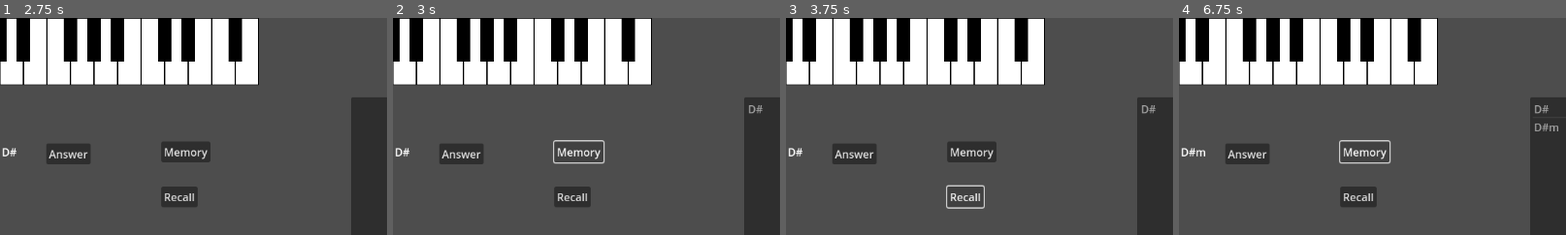
Above: before the commit, frames 1-4 (left to right).
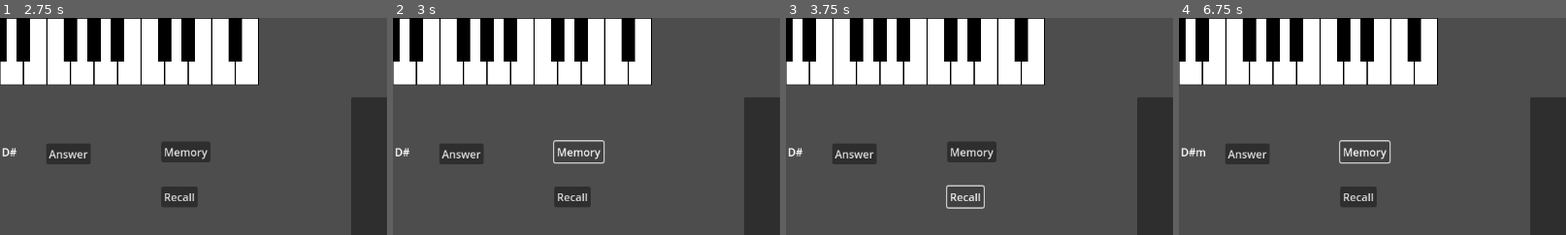
Above: after the commit, the same moments.

Repository: mjXmsdgh/godot_piano
Game: Godot game, scene res://scenes/chord_to_notes.tscn
Same seed, same stepped clock (60 frames per second), same inputs: the game is played once before the commit and once after it.
Inputs (mouse positions are % of the whole screen's width and height, from its top left):
- Up to frame 1 (2.75 s): click "Question" at 0.5 s; click "Answer" at 1.25 s; click (2, 8) at 2.02 s
- Up to frame 2 (3 s): click "Memory" at 2.75 s
- Up to frame 3 (3.75 s): click "Recall" at 3.5 s
- Up to frame 4 (6.75 s): click (2, 8) at 4.27 s; click "Question" at 5 s; click "Answer" at 5.75 s; click "Memory" at 6.5 s
The pictures show only the part of the screen within x 9-59%, y 0-50%; the shares and areas given below are measured in that part.

Frame 1 is identical in both runs. In frame 2, less than 0.1% of the frame differs, in the area x 91-96%, y 40-45%; in frame 3, less than 0.1%; in frame 4, 0.2%, in the area x 91-98%, y 40-53%.
Error after the commit: Invalid access to property or key 'current_chord' on a base object of type 'Node2D (question_node.gd)'. (res://scripts/memory.gd:22)

Commit message:
add type hint

Diff:
--- a/godot_piano/scripts/question_node.gd
+++ b/godot_piano/scripts/question_node.gd
@@ -1,109 +1,187 @@
 extends Node2D
 
-var code_manager=null
-var current_chord=null
-var current_chord_notes=[]
-var pressed_chord=[]
-var kenban=null
+# リファクタリング計画 4.2 適用:
+# - 型ヒントの追加
+# - 変数名と関数名の明確化
+# - @onready を使用したノード参照の整理
+# - Callable (シグナル接続) の記法を Godot 4.x スタイルに更新
 
-var memory_node=null
+# CodeManagerへの参照
+@onready var code_manager: Node = get_node_or_null("../CodeManager")
+# 現在の問題となっているコード名 (例: "CMaj7")
+var current_question_chord_name: String = ""
+# 現在の問題となっているコードの構成音 (例: ["C", "E", "G", "B"])
+var target_chord_notes: Array[String] = []
+# プレイヤーが押したキーのバッファ
+var played_notes_buffer: Array[String] = []
+# ピアノキーボードノードへの参照
+@onready var piano_keyboard_node: Node = get_node_or_null("../kenban")
+# Memoryノードへの参照
+@onready var memory_node: Node = get_node_or_null("./Memory")
+# 問題表示用ラベルへの参照 (インスペクタで $Question が Label ノードであることを確認してください)
+@onready var question_label: Label = $Question
+
 
 # Called when the node enters the scene tree for the first time.
 func _ready() -> void:
-	code_manager=get_node_or_null("../CodeManager")
+	# @onready で宣言された変数はここで自動的に初期化されます
 
-	kenban=get_node_or_null("../kenban")
+	if not piano_keyboard_node:
+		push_warning("QuestionNode: Piano keyboard node ('../kenban') not found. Key press signals will not be connected.")
+	else:
+		for key_child: Node in piano_keyboard_node.get_children():
+			if key_child.has_signal("key_pressed"):
+				# Godot 4.x スタイルでのシグナル接続
+				key_child.key_pressed.connect(_on_key_pressed_received)
 
-	for key_child in kenban.get_children():
-		if key_child.has_signal("key_pressed"):
-			key_child.key_pressed.connect(Callable(self,"_on_key_pressed_received"))
+	if not memory_node:
+		push_warning("QuestionNode: Memory node ('./Memory') not found. Recall chord signal will not be connected.")
+	else:
+		if memory_node.has_signal("recall_chord_selected"):
+			# Godot 4.x スタイルでのシグナル接続
+			memory_node.recall_chord_selected.connect(_on_recall_chord_selected)
+		else:
+			push_warning("QuestionNode: Memory node does not have 'recall_chord_selected' signal.")
 
+	if not code_manager:
+		push_warning("QuestionNode: CodeManager node ('../CodeManager') not found. Chord selection might fail.")
 
-	memory_node=get_node_or_null("./Memory")
-	memory_node.recall_chord_selected.connect(Callable(self,"_on_recall_chord_selected"))
+	if not question_label:
+		push_warning("QuestionNode: Question Label node ('$Question') not found. Question text will not be updated.")
 
-
-
-
-	randomize()
+	randomize() # 乱数ジェネレータを初期化
 
 
 # Called every frame. 'delta' is the elapsed time since the previous frame.
+# この関数が空の場合、リファクタリング計画 3. その他 に基づき削除を検討してください。
+# 今回は計画 4.2 の範囲で変更するため、そのまま残しています。
 func _process(delta: float) -> void:
 	pass
 
 
 func select_chord() -> void:
+	if not code_manager:
+		current_question_chord_name = ""
+		target_chord_notes = []
+		push_warning("QuestionNode: Cannot select chord because CodeManager is not available.")
+		return
 
-	# 0から23の中から数字をランダムに選ぶ
+	# 0から23の中から数字をランダムに選ぶ (マジックナンバー24はリファクタリング計画1.1で定数化を検討)
 	var random_index: int = randi() % 24
 
 	# code_managerからコードを選んでくる
-
-	if code_manager.has_method("get_chord_by_index")  == false:
-		current_chord=null
+	if not code_manager.has_method("get_chord_by_index"):
+		current_question_chord_name = ""
+		target_chord_notes = []
+		push_warning("QuestionNode: CodeManager does not have 'get_chord_by_index' method.")
 		return
 
+	var chord_data_pair: Variant = code_manager.get_chord_by_index(random_index)
 
-	var chord_data_pair=code_manager.get_chord_by_index(random_index)
+	# chord_data_pair のnullチェックや期待される構造かの確認 (リファクタリング計画1.2で詳細な堅牢性向上を検討)
+	if chord_data_pair and typeof(chord_data_pair) == TYPE_ARRAY and chord_data_pair.size() == 2:
+		if typeof(chord_data_pair[0]) == TYPE_STRING and \
+		   typeof(chord_data_pair[1]) == TYPE_DICTIONARY and \
+		   (chord_data_pair[1] as Dictionary).has("notes") and \
+		   typeof((chord_data_pair[1] as Dictionary)["notes"]) == TYPE_ARRAY:
 
-	# コード名
-	current_chord=chord_data_pair[0]
-
-	# 音
-	current_chord_notes=chord_data_pair[1]["notes"]
-
+			# コード名
+			current_question_chord_name = chord_data_pair[0] as String
+			# 音 (Array[String]であることを期待)
+			var notes_variant: Variant = (chord_data_pair[1] as Dictionary)["notes"]
+			target_chord_notes.clear()
+			for note_item: Variant in notes_variant as Array: # notes_variant が Array であることを期待
+				if typeof(note_item) == TYPE_STRING:
+					target_chord_notes.append(note_item as String)
+				else:
+					push_warning("QuestionNode: Chord data notes contain non-string element: " + str(note_item))
+		else:
+			current_question_chord_name = ""
+			target_chord_notes = []
+			push_warning("QuestionNode: Retrieved chord data from CodeManager has unexpected structure. Data: " + str(chord_data_pair))
+	else:
+		current_question_chord_name = ""
+		target_chord_notes = []
+		push_warning("QuestionNode: Failed to retrieve valid chord data pair from CodeManager. Received: " + str(chord_data_pair))
 
 
 # Question Buttonが押されたとき
 func _on_button_pressed() -> void:
 	select_chord()
-	$Question.text=str(current_chord)
+	if question_label:
+		question_label.text = current_question_chord_name
+	else:
+		# question_label が見つからない場合、コンソールに情報を表示
+		print("QuestionNode: Question Label not found. Current question chord: ", current_question_chord_name)
 
-	#pressed_chord.clear()
+	# played_notes_buffer.clear() # ボタンが押された時にクリアするかは、ゲームの仕様によります。
+								  # 現状はコメントアウトしています。
 
 
-
-func check():
-
-	if pressed_chord.size()<3:
+# プレイヤーが押したコードがターゲットと一致するかチェックする (リファクタリング計画 4.2: 関数名を変更)
+func check_played_chord_against_target() -> void:
+	# 構成音の最小数を3と仮定 (このマジックナンバー3はリファクタリング計画で定数化を検討)
+	# または、target_chord_notes.size() と比較する方がより一般的です (計画2.4で検討)
+	if played_notes_buffer.size() < 3:
 		return
 
+	var sorted_played: Array[String] = played_notes_buffer.duplicate()
+	sorted_played.sort() # 文字列としてソート
+	var sorted_target: Array[String] = target_chord_notes.duplicate()
+	sorted_target.sort() # 文字列としてソート
 
-	var sorted_pressed=pressed_chord.duplicate()
-	sorted_pressed.sort()
-	var sorted_target=current_chord_notes.duplicate()
-	sorted_target.sort()
-
-	if sorted_pressed==sorted_target:
-		print("OK")
+	if sorted_played == sorted_target:
+		print("OK") # UIへのフィードバックはリファクタリング計画2.5で改善を検討
 	else:
-		print("NG")
+		print("NG") # UIへのフィードバックはリファクタリング計画2.5で改善を検討
 
 
 # key.gd から key_pressed シグナルを受信したときに呼び出される関数
 func _on_key_pressed_received(pressed_key_name: String) -> void:
-
-	pressed_chord.append(pressed_key_name)
-
-	check()
+	played_notes_buffer.append(pressed_key_name)
+	check_played_chord_against_target()
 
 
+# Answer Button が押されたときの処理
 func _on_answer_pressed() -> void:
+	print("----------------") # デバッグ用出力 (リファクタリング計画2.6で整理対象)
 
-	print("----------------")
+	if not piano_keyboard_node:
+		push_warning("QuestionNode: Cannot play answer because Piano keyboard node is not found.")
+		return
 
-	for item in current_chord_notes:
-		print(item)
-		$"../kenban".play_note(item)
+	if not piano_keyboard_node.has_method("play_note"):
+		push_warning("QuestionNode: Piano keyboard node does not have 'play_note' method.")
+		return
 
-func _on_recall_chord_selected(name:String,notes: Array) -> void:
+	for item: String in target_chord_notes:
+		print(item) # デバッグ用出力 (リファクタリング計画2.6で整理対象)
+		piano_keyboard_node.play_note(item)
 
-	print("received recall_chord_selected signal with notes: ",notes)
 
-	current_chord_notes=notes
+# Memoryノードから recall_chord_selected シグナルを受信したときの処理
+func _on_recall_chord_selected(name: String, notes: Array) -> void: # notes は Array[String] を期待
+	print("QuestionNode: Received recall_chord_selected signal with name: ", name, ", notes: ", notes) # デバッグ用 (計画2.7で整理)
 
-	$Question.text=str(name)
-	print(current_chord)
+	# notes が Array[String] であることを期待。より堅牢な型チェックと変換を行うことも可能。
+	target_chord_notes.clear()
+	if typeof(notes) == TYPE_ARRAY:
+		for note_item: Variant in notes:
+			if typeof(note_item) == TYPE_STRING:
+				target_chord_notes.append(note_item as String)
+			else:
+				push_warning("QuestionNode: Recalled notes contain non-string element: " + str(note_item))
+	else:
+		push_warning("QuestionNode: Recalled notes are not in expected Array format. Received: " + str(notes))
 
-	pressed_chord.clear()
+
+	current_question_chord_name = name # リファクタリング計画 2.7 に従い、現在のコード名も更新
+
+	if question_label:
+		question_label.text = current_question_chord_name
+	else:
+		print("QuestionNode: Question Label not found. Current question chord: ", current_question_chord_name)
+
+	print("QuestionNode: Current question chord after recall: ", current_question_chord_name) # デバッグ用 (計画2.7で整理)
+
+	played_notes_buffer.clear() # リコール後は入力バッファをクリア
